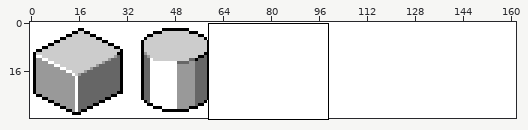
Pixel-art file -- BasicShapes/5shapes2.aseprite. The picture above shows the old version from afar; the outline marks the close-up.
Close-up. Before the commit:
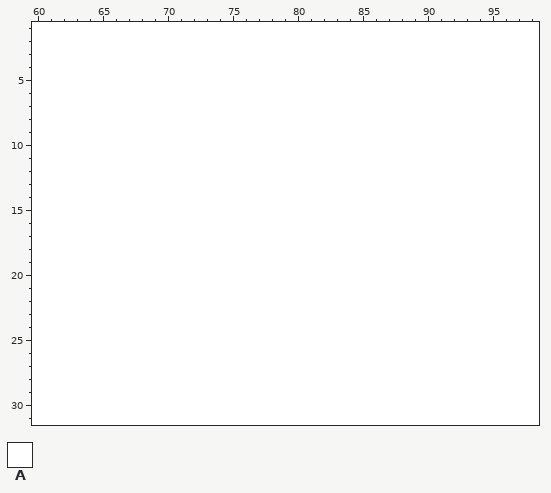
162x32 pixels, 1 frame. Shown: x 60..98, y 1..31.
Visible layers, top first: "Layer 2", "Background".
Palette (. is transparent): A #ffffff
Pixels before, first column x 60:
 1 AAAAAAAAAAAAAAAAAAAAAAAAAAAAAAAAAAAAAAA
 2 AAAAAAAAAAAAAAAAAAAAAAAAAAAAAAAAAAAAAAA
 3 AAAAAAAAAAAAAAAAAAAAAAAAAAAAAAAAAAAAAAA
 4 AAAAAAAAAAAAAAAAAAAAAAAAAAAAAAAAAAAAAAA
 5 AAAAAAAAAAAAAAAAAAAAAAAAAAAAAAAAAAAAAAA
 6 AAAAAAAAAAAAAAAAAAAAAAAAAAAAAAAAAAAAAAA
 7 AAAAAAAAAAAAAAAAAAAAAAAAAAAAAAAAAAAAAAA
 8 AAAAAAAAAAAAAAAAAAAAAAAAAAAAAAAAAAAAAAA
 9 AAAAAAAAAAAAAAAAAAAAAAAAAAAAAAAAAAAAAAA
10 AAAAAAAAAAAAAAAAAAAAAAAAAAAAAAAAAAAAAAA
11 AAAAAAAAAAAAAAAAAAAAAAAAAAAAAAAAAAAAAAA
12 AAAAAAAAAAAAAAAAAAAAAAAAAAAAAAAAAAAAAAA
13 AAAAAAAAAAAAAAAAAAAAAAAAAAAAAAAAAAAAAAA
14 AAAAAAAAAAAAAAAAAAAAAAAAAAAAAAAAAAAAAAA
15 AAAAAAAAAAAAAAAAAAAAAAAAAAAAAAAAAAAAAAA
16 AAAAAAAAAAAAAAAAAAAAAAAAAAAAAAAAAAAAAAA
17 AAAAAAAAAAAAAAAAAAAAAAAAAAAAAAAAAAAAAAA
18 AAAAAAAAAAAAAAAAAAAAAAAAAAAAAAAAAAAAAAA
19 AAAAAAAAAAAAAAAAAAAAAAAAAAAAAAAAAAAAAAA
20 AAAAAAAAAAAAAAAAAAAAAAAAAAAAAAAAAAAAAAA
21 AAAAAAAAAAAAAAAAAAAAAAAAAAAAAAAAAAAAAAA
22 AAAAAAAAAAAAAAAAAAAAAAAAAAAAAAAAAAAAAAA
23 AAAAAAAAAAAAAAAAAAAAAAAAAAAAAAAAAAAAAAA
24 AAAAAAAAAAAAAAAAAAAAAAAAAAAAAAAAAAAAAAA
25 AAAAAAAAAAAAAAAAAAAAAAAAAAAAAAAAAAAAAAA
26 AAAAAAAAAAAAAAAAAAAAAAAAAAAAAAAAAAAAAAA
27 AAAAAAAAAAAAAAAAAAAAAAAAAAAAAAAAAAAAAAA
28 AAAAAAAAAAAAAAAAAAAAAAAAAAAAAAAAAAAAAAA
29 AAAAAAAAAAAAAAAAAAAAAAAAAAAAAAAAAAAAAAA
30 AAAAAAAAAAAAAAAAAAAAAAAAAAAAAAAAAAAAAAA
31 AAAAAAAAAAAAAAAAAAAAAAAAAAAAAAAAAAAAAAA
And afterwards:
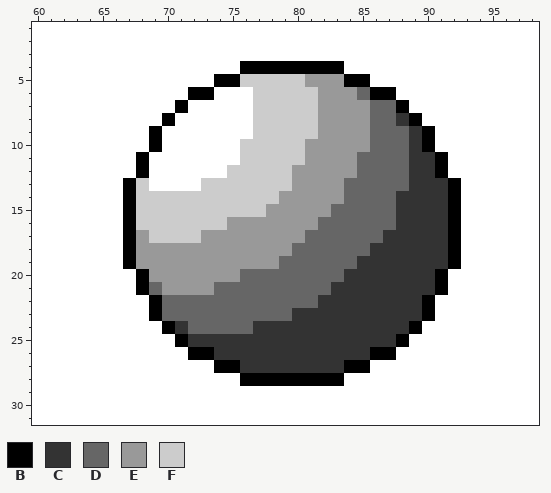
Colours new in this view: B #000000  C #333333  D #666666  E #999999  F #cccccc
From the commit log: Added shaded ball.
The edit:
Changed rows in their new state; - is an unchanged pixel.
Layer "Layer 2":
first column x 67:
 4 ---------BBBBBBBB---------
 5 -------BBFFFFFEEEBB-------
 6 -----BB---FFFFFEEEDBB-----
 7 ----B-----FFFFFEEEEDDB----
 8 ---B------FFFFFEEEEDDCB---
 9 --B-------FFFFFEEEEDDDCB--
10 --B------FFFFFEEEEEDDDCB--
11 -B-------FFFFFEEEEDDDDCCB-
12 -B------FFFFFEEEEEDDDDCCB-
13 BF----FFFFFFFEEEEDDDDDCCCB
14 BFFFFFFFFFFFEEEEEDDDDCCCCB
15 BFFFFFFFFFFEEEEEDDDDDCCCCB
16 BFFFFFFFEEEEEEEDDDDDDCCCCB
17 BEFFFFEEEEEEEEDDDDDDCCCCCB
18 BEEEEEEEEEEEEDDDDDDCCCCCCB
19 BEEEEEEEEEEEDDDDDDCCCCCCCB
20 -BEEEEEEEDDDDDDDDCCCCCCCB-
21 -BDEEEEDDDDDDDDDCCCCCCCCB-
22 --BDDDDDDDDDDDDCCCCCCCCB--
23 --BDDDDDDDDDDCCCCCCCCCCB--
24 ---BCDDDDDCCCCCCCCCCCCB---
25 ----BCCCCCCCCCCCCCCCCB----
26 -----BBCCCCCCCCCCCCBB-----
27 -------BBCCCCCCCCBB-------
28 ---------BBBBBBBB---------
